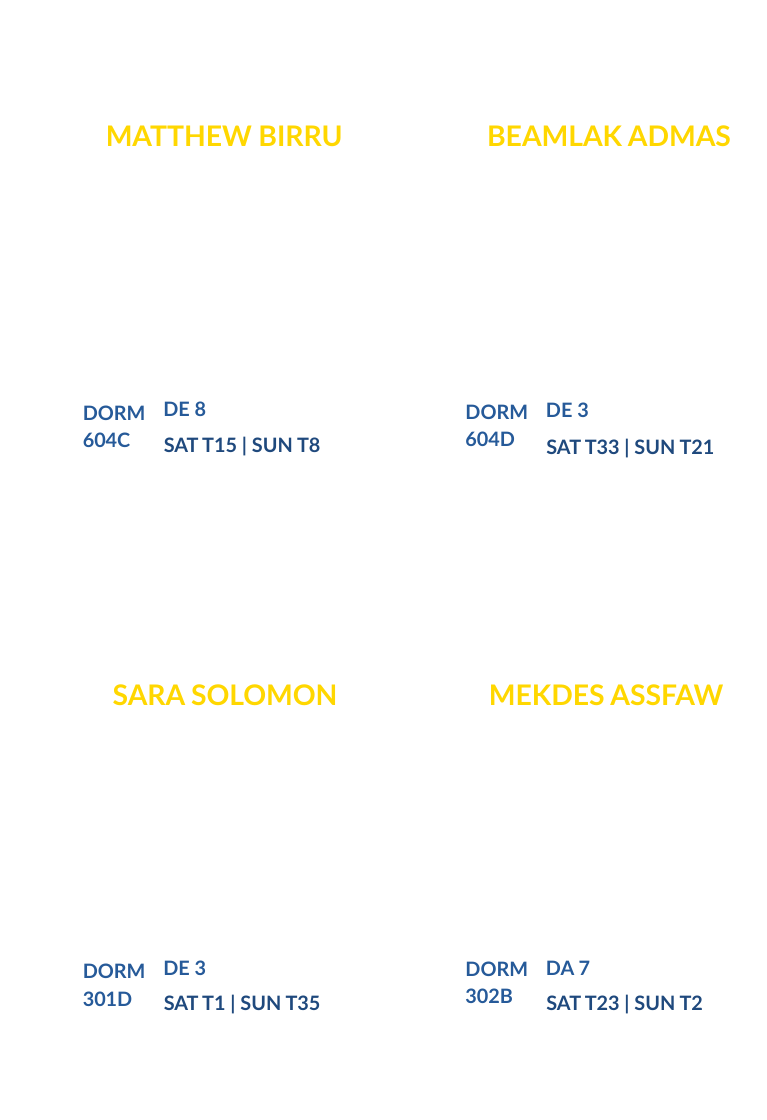
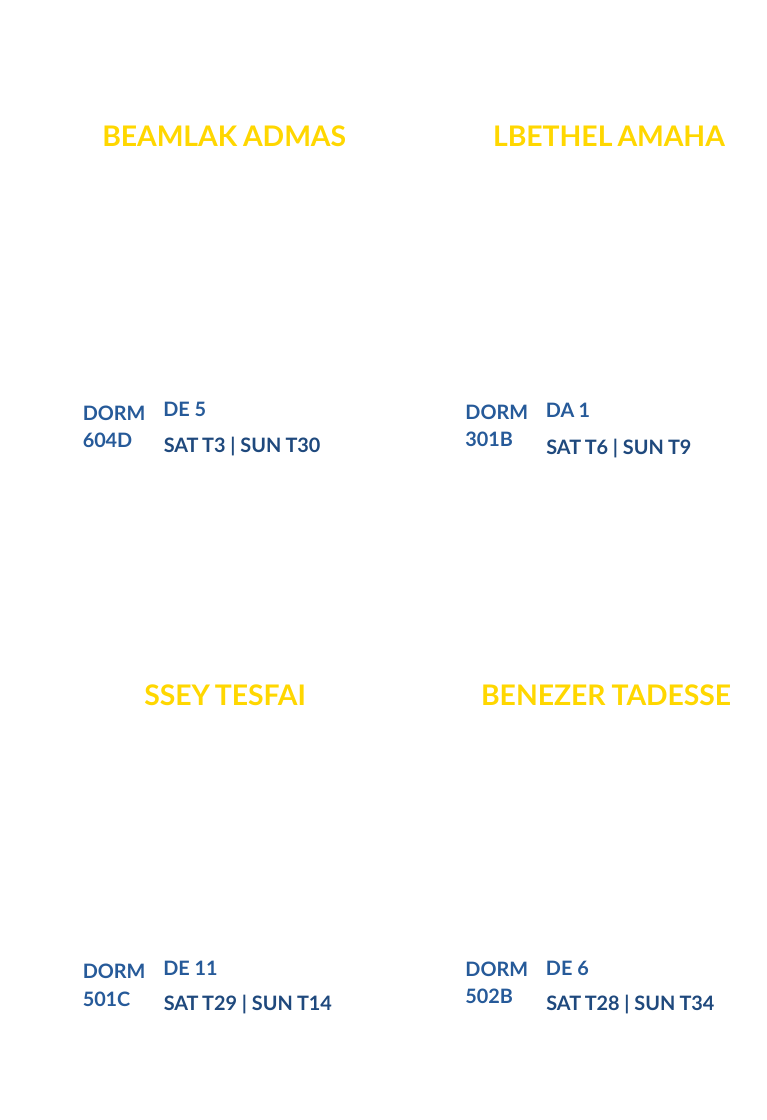
Before and after one commit to nahom8423/campusministry, a slide deck: slide 81 of output/filled_badges.pptx. Drawn at 767x1120 pixels with LibreOffice and Linux fonts; fonts in the diff are those of the drawing. Boxes give left, top, right and bottom in pixels: in the first picture for what was removed or moved away, otherwise in the second. Text is boxed around its words. In the diff, an @@ line names an element or a change of style, - is before the commit and + after.

```diff
--- a/output/filled_badges.pptx
+++ b/output/filled_badges.pptx
@@ text at bbox=[102, 125, 346, 147]: text changed @@
-MATTHEW BIRRU
+BEAMLAK ADMAS
@@ text at bbox=[493, 125, 725, 146]: text changed @@
-BEAMLAK ADMAS
+LBETHEL AMAHA
@@ text at bbox=[163, 401, 207, 416]: text changed @@
-DE 8
+DE 5
@@ text at bbox=[546, 402, 591, 417]: text changed @@
-DE 3
+DA 1
@@ text at bbox=[83, 432, 133, 447]: text changed @@
-604C
+604D
@@ text at bbox=[164, 437, 321, 452]: text changed @@
-SAT T15 | SUN T8
+SAT T3 | SUN T30
@@ text at bbox=[465, 431, 513, 446]: text changed @@
-604D
+301B
@@ text at bbox=[546, 439, 691, 454]: text changed @@
-SAT T33 | SUN T21
+SAT T6 | SUN T9
@@ text at bbox=[144, 684, 306, 706]: text changed @@
-SARA SOLOMON
+SSEY TESFAI
@@ text at bbox=[481, 684, 732, 706]: text changed @@
-MEKDES ASSFAW
+BENEZER TADESSE
@@ text at bbox=[163, 960, 218, 975]: text changed @@
-DE 3
+DE 11
@@ text at bbox=[465, 988, 513, 1003]: text changed @@
-302B
+502B
@@ text at bbox=[546, 960, 589, 975]: text changed @@
-DA 7
+DE 6
@@ text at bbox=[83, 991, 131, 1006]: text changed @@
-301D
+501C
@@ text at bbox=[164, 995, 332, 1010]: text changed @@
-SAT T1 | SUN T35
+SAT T29 | SUN T14
@@ text at bbox=[546, 995, 715, 1010]: text changed @@
-SAT T23 | SUN T2
+SAT T28 | SUN T34
```
Also in this commit, not shown: 81 other slides changed, 2 slides removed, 10 other files.
